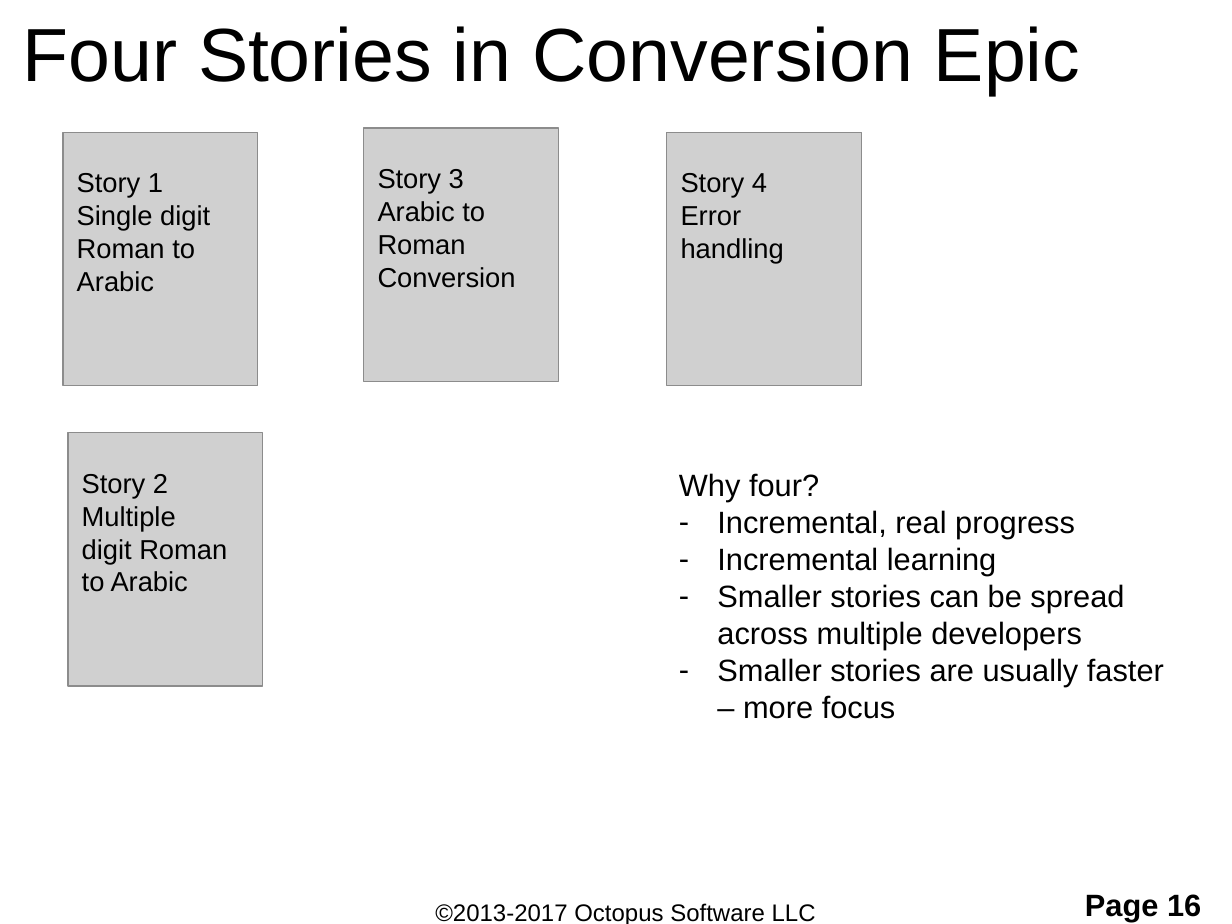
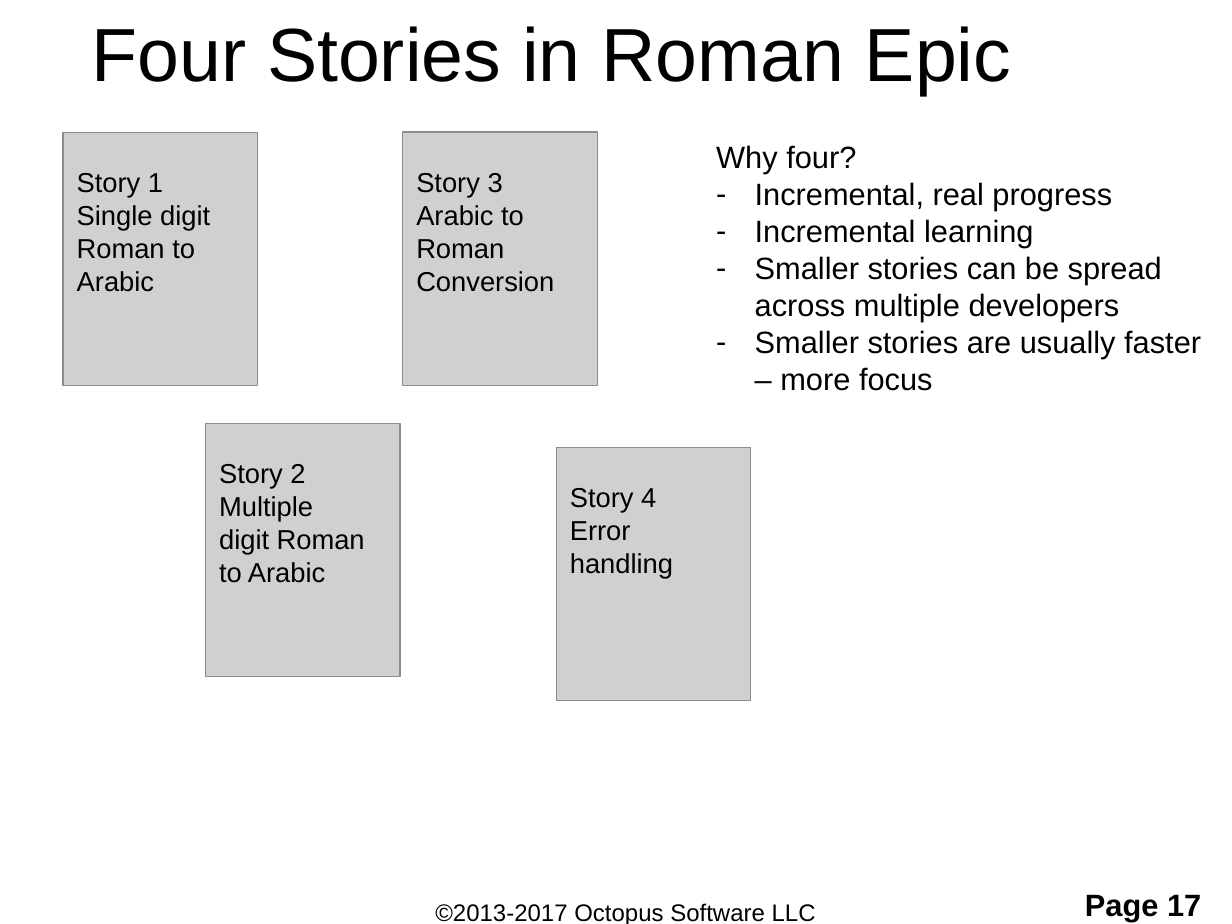
Before and after one commit to ShaneOctopus/RomanConversionStarting, a slide deck: slide 17 of workingFiles/TDD and BDD.pptx (slide 16 before the commit). Drawn at 1232x924 pixels with LibreOffice and Linux fonts; fonts in the diff are those of the drawing; grey boxes stand for pictures; background and template pictures are left out. Boxes give left, top, right and bottom in pixels: in the first picture for what was removed or moved away, otherwise in the second. Text is boxed around its words. In the diff, an @@ line names an element or a change of style, - is before the commit and + after.

```diff
--- a/workingFiles/TDD and BDD.pptx
+++ b/workingFiles/TDD and BDD.pptx
@@ title at [92, 26, 1011, 95]: text changed @@
-Four Stories in Conversion Epic
+Four Stories in Roman Epic
@@ picture: place and size @@
-picture at [363, 128, 558, 382]
+picture at [403, 132, 598, 386]
@@ text "Why four?": place and size @@
-text "Why four?" at [679, 473, 1164, 719]
+text "Why four?" at [716, 145, 1201, 391]
@@ text "Story 3": place and size @@
-text "Story 3" at [378, 169, 516, 288]
+text "Story 3" at [416, 173, 554, 292]
@@ picture: place and size @@
-picture at [68, 432, 262, 686]
+picture at [206, 424, 400, 678]
@@ picture: place and size @@
-picture at [667, 132, 861, 386]
+picture at [556, 447, 750, 701]
@@ text "Story 2": place and size @@
-text "Story 2" at [82, 474, 227, 592]
+text "Story 2" at [219, 464, 365, 583]
@@ text "Story 4": place and size @@
-text "Story 4" at [681, 173, 784, 264]
+text "Story 4" at [570, 488, 673, 579]
@@ page number at [1085, 894, 1201, 921]: text changed @@
-Page 16
+Page 17
```
Also in this commit, not shown: 7 other slides changed, 1 other file.
